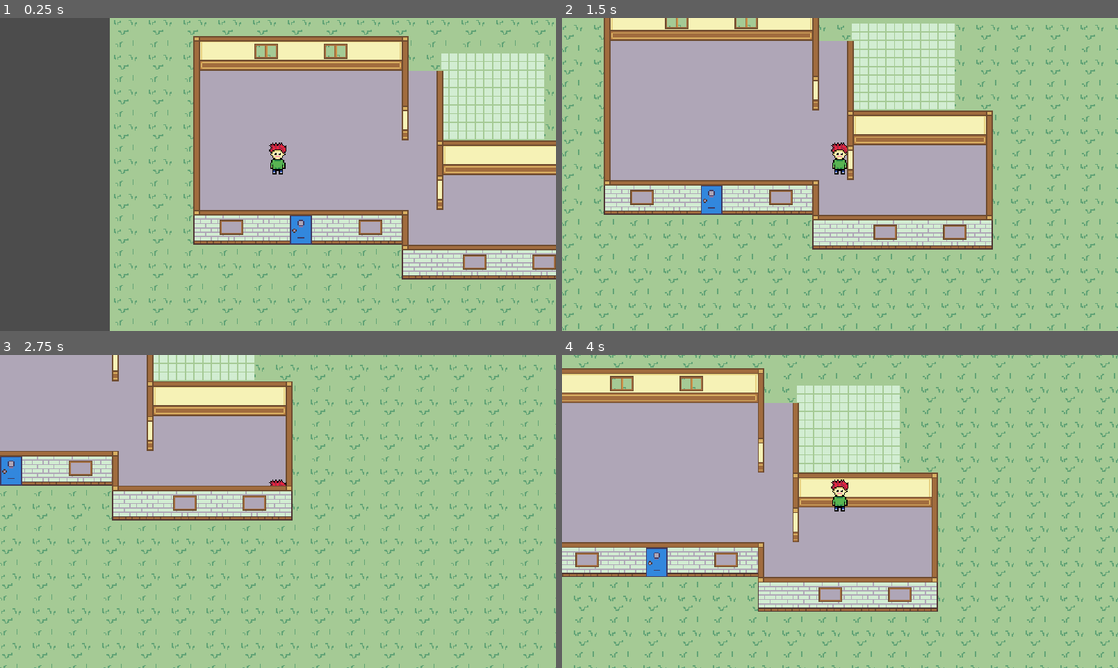
Above: before the commit, frames 1-4 (two rows, left to right).
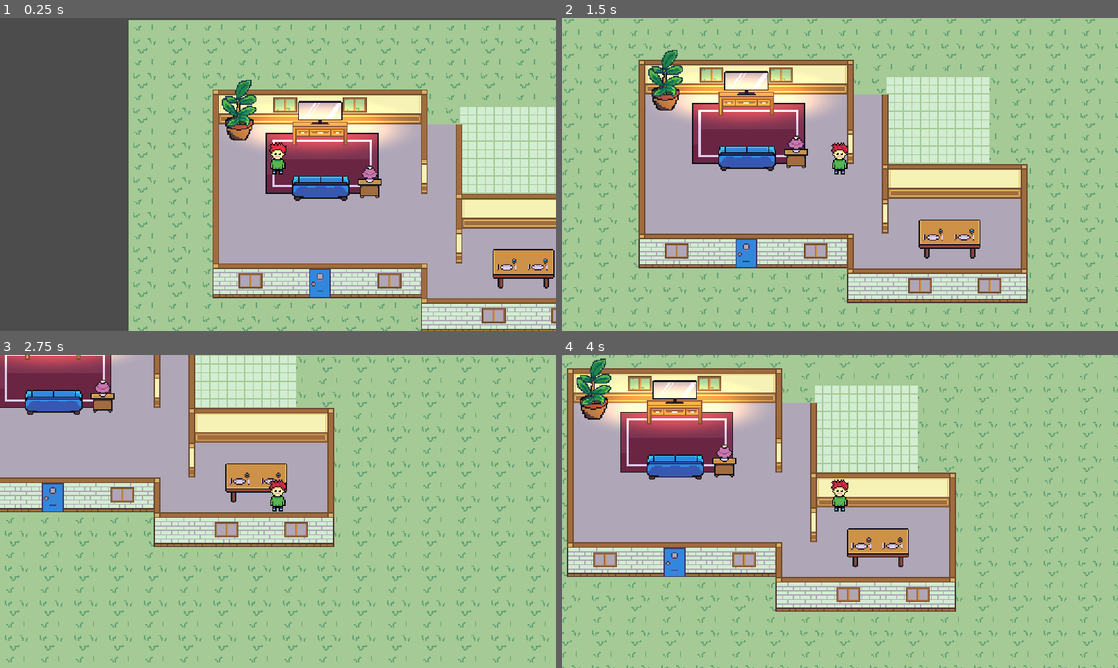
Above: after the commit, the same moments.

Repository: kevinms/godot-wild-jam-24
Game: Godot game, scene res://HouseV2.tscn
Two runs of this game, one before a commit and one after it. Both use one fixed random seed, a clock stepped at 60 frames per second and the inputs below. This scene is started directly instead of the project's main scene.
Inputs:
- Up to frame 1 (0.25 s): no input
- Up to frame 2 (1.5 s): tap Enter at 0.5 s; hold Right (ui_right) 0.53-1.28 s; hold Down (ui_down) from 1.28 s (still down)
- Up to frame 3 (2.75 s): release Down (ui_down) at 2.03 s; hold Right (ui_right) from 2.03 s (still down)
- Up to frame 4 (4 s): release Right (ui_right) at 2.78 s; hold Up (ui_up) 2.78-3.53 s; hold Left (ui_left) from 3.53 s (still down)

The runs differ from the first frame. In frame 1, 50% of the frame differs, in the area x 19-100%, y 0-100%; in frame 2, 53%, in the area x 0-100%, y 0-100%; in frame 3, 30%; in frame 4, 23%.

Commit message:
Tons of furniture!!!!

Diff:
--- /dev/null
+++ b/Furniture/DinnerWare.tscn
@@ -0,0 +1,8 @@
+[gd_scene load_steps=2 format=2]
+
+[ext_resource path="res://Furniture/dinner-ware.png" type="Texture" id=1]
+
+[node name="DinnerWare" type="Node2D"]
+
+[node name="Sprite" type="Sprite" parent="."]
+texture = ExtResource( 1 )
--- /dev/null
+++ b/Furniture/PlantTall.tscn
@@ -0,0 +1,19 @@
+[gd_scene load_steps=3 format=2]
+
+[ext_resource path="res://Furniture/plant-tall.png" type="Texture" id=1]
+
+[sub_resource type="CapsuleShape2D" id=1]
+radius = 7.0
+height = 12.0
+
+[node name="PlantTall" type="StaticBody2D"]
+
+[node name="Sprite" type="Sprite" parent="."]
+position = Vector2( 0, -29.75 )
+texture = ExtResource( 1 )
+
+[node name="CollisionShape2D" type="CollisionShape2D" parent="."]
+visible = false
+position = Vector2( 0, -7.25 )
+rotation = 1.5708
+shape = SubResource( 1 )
--- /dev/null
+++ b/Furniture/Table.tscn
@@ -0,0 +1,25 @@
+[gd_scene load_steps=4 format=2]
+
+[ext_resource path="res://Furniture/table.png" type="Texture" id=1]
+[ext_resource path="res://Furniture/DinnerWare.tscn" type="PackedScene" id=2]
+
+[sub_resource type="CapsuleShape2D" id=1]
+radius = 13.5
+height = 31.5
+
+[node name="Table" type="StaticBody2D"]
+
+[node name="Sprite" type="Sprite" parent="."]
+position = Vector2( 0.75, -24 )
+texture = ExtResource( 1 )
+
+[node name="CollisionShape2D" type="CollisionShape2D" parent="."]
+position = Vector2( 0, -12.875 )
+rotation = 1.5708
+shape = SubResource( 1 )
+
+[node name="DinnerWare" parent="." instance=ExtResource( 2 )]
+position = Vector2( -14.25, -21.375 )
+
+[node name="DinnerWare2" parent="." instance=ExtResource( 2 )]
+position = Vector2( 14.5, -21.5 )
--- /dev/null
+++ b/Furniture/couch-up.tscn
@@ -0,0 +1,19 @@
+[gd_scene load_steps=3 format=2]
+
+[ext_resource path="res://Furniture/couch-up.png" type="Texture" id=1]
+
+[sub_resource type="CapsuleShape2D" id=1]
+radius = 9.57716
+height = 36.0314
+
+[node name="Couch" type="StaticBody2D"]
+
+[node name="Sprite" type="Sprite" parent="."]
+position = Vector2( -0.111366, -15.1453 )
+texture = ExtResource( 1 )
+
+[node name="CollisionShape2D" type="CollisionShape2D" parent="."]
+visible = false
+position = Vector2( 7.62939e-06, -9.79989 )
+rotation = 1.5708
+shape = SubResource( 1 )
--- /dev/null
+++ b/Furniture/lamp.tscn
@@ -0,0 +1,9 @@
+[gd_scene load_steps=2 format=2]
+
+[ext_resource path="res://Furniture/lamp.png" type="Texture" id=1]
+
+[node name="Lamp" type="Node2D"]
+
+[node name="Sprite" type="Sprite" parent="."]
+position = Vector2( -0.0743256, -8.02715 )
+texture = ExtResource( 1 )
--- /dev/null
+++ b/Furniture/rug.tscn
@@ -0,0 +1,9 @@
+[gd_scene load_steps=2 format=2]
+
+[ext_resource path="res://Furniture/rug.png" type="Texture" id=1]
+
+[node name="Rug" type="Node2D"]
+
+[node name="Sprite" type="Sprite" parent="."]
+z_index = -50
+texture = ExtResource( 1 )
--- /dev/null
+++ b/Furniture/table-small-up.tscn
@@ -0,0 +1,19 @@
+[gd_scene load_steps=3 format=2]
+
+[ext_resource path="res://Furniture/table-small-up.png" type="Texture" id=1]
+
+[sub_resource type="CapsuleShape2D" id=1]
+radius = 4.24112
+height = 11.4173
+
+[node name="TableSmallUp" type="StaticBody2D"]
+
+[node name="Sprite" type="Sprite" parent="."]
+position = Vector2( 0.324608, -14.8302 )
+texture = ExtResource( 1 )
+
+[node name="CollisionShape2D" type="CollisionShape2D" parent="."]
+visible = false
+position = Vector2( 0.392853, -4.81008 )
+rotation = 1.5708
+shape = SubResource( 1 )
--- /dev/null
+++ b/Furniture/tv.tscn
@@ -0,0 +1,20 @@
+[gd_scene load_steps=3 format=2]
+
+[ext_resource path="res://Furniture/tv.png" type="Texture" id=1]
+
+[sub_resource type="CapsuleShape2D" id=1]
+radius = 5.5645
+height = 41.6203
+
+[node name="TV" type="StaticBody2D"]
+
+[node name="Sprite" type="Sprite" parent="."]
+position = Vector2( -32.0488, -63.5678 )
+texture = ExtResource( 1 )
+centered = false
+
+[node name="CollisionShape2D" type="CollisionShape2D" parent="."]
+visible = false
+position = Vector2( -0.630676, -5.78117 )
+rotation = 1.5708
+shape = SubResource( 1 )
--- a/HouseV2.tscn
+++ b/HouseV2.tscn
@@ -1,9 +1,17 @@
-[gd_scene load_steps=39 format=2]
+[gd_scene load_steps=47 format=2]
 
 [ext_resource path="res://World/walls-v2.png" type="Texture" id=1]
 [ext_resource path="res://World/floor-tiles-v2.png" type="Texture" id=2]
 [ext_resource path="res://World/grass-tile.png" type="Texture" id=3]
 [ext_resource path="res://Player.tscn" type="PackedScene" id=4]
+[ext_resource path="res://World/light-texture.png" type="Texture" id=5]
+[ext_resource path="res://Furniture/tv.tscn" type="PackedScene" id=6]
+[ext_resource path="res://Furniture/couch-up.tscn" type="PackedScene" id=7]
+[ext_resource path="res://Furniture/table-small-up.tscn" type="PackedScene" id=8]
+[ext_resource path="res://Furniture/lamp.tscn" type="PackedScene" id=9]
+[ext_resource path="res://Furniture/rug.tscn" type="PackedScene" id=10]
+[ext_resource path="res://Furniture/Table.tscn" type="PackedScene" id=11]
+[ext_resource path="res://Furniture/PlantTall.tscn" type="PackedScene" id=12]
 
 [sub_resource type="TileSet" id=1]
 0/name = "floor-tiles-v2.png 0"
@@ -44,6 +52,9 @@
 0/shapes = [  ]
 0/z_index = 0
 
+[sub_resource type="ConvexPolygonShape2D" id=3]
+points = PoolVector2Array( 32, 28, 0, 28, 0, 24, 32, 24 )
+
 [sub_resource type="ConvexPolygonShape2D" id=4]
 points = PoolVector2Array( 32, 28, 0, 28, 0, 24, 32, 24 )
 
@@ -51,93 +62,90 @@
 points = PoolVector2Array( 32, 28, 0, 28, 0, 24, 32, 24 )
 
 [sub_resource type="ConvexPolygonShape2D" id=6]
-points = PoolVector2Array( 32, 28, 0, 28, 0, 24, 32, 24 )
+points = PoolVector2Array( 19, 24, 13, 24, 13, 0, 19, 0 )
 
 [sub_resource type="ConvexPolygonShape2D" id=7]
+points = PoolVector2Array( 13, 24, 32, 24, 32, 28, 13, 28 )
+
+[sub_resource type="ConvexPolygonShape2D" id=8]
+points = PoolVector2Array( 19, 32, 13, 32, 13, 0, 19, 0 )
+
+[sub_resource type="ConvexPolygonShape2D" id=9]
+points = PoolVector2Array( 32, 28, 19, 28, 19, 24, 32, 24 )
+
+[sub_resource type="ConvexPolygonShape2D" id=10]
+points = PoolVector2Array( 32, 28, 0, 28, 0, 24, 32, 24 )
+
+[sub_resource type="ConvexPolygonShape2D" id=11]
+points = PoolVector2Array( 19, 32, 13, 32, 13, 0, 19, 0 )
+
+[sub_resource type="ConvexPolygonShape2D" id=12]
+points = PoolVector2Array( 19, 32, 13, 32, 13, 0, 19, 0 )
+
+[sub_resource type="ConvexPolygonShape2D" id=13]
+points = PoolVector2Array( 19, 28, 0, 28, 0, 24, 19, 24 )
+
+[sub_resource type="ConvexPolygonShape2D" id=14]
+points = PoolVector2Array( 13, 28, 0, 28, 0, 24, 13, 24 )
+
+[sub_resource type="ConvexPolygonShape2D" id=15]
+points = PoolVector2Array( 19, 32, 13, 32, 13, 0, 19, 0 )
+
+[sub_resource type="ConvexPolygonShape2D" id=16]
+points = PoolVector2Array( 19, 32, 13, 32, 13, 0, 19, 0 )
+
+[sub_resource type="ConvexPolygonShape2D" id=17]
+points = PoolVector2Array( 19, 32, 13, 32, 13, 0, 19, 0 )
+
+[sub_resource type="ConvexPolygonShape2D" id=18]
+points = PoolVector2Array( 32, 28, 0, 28, 0, 24, 32, 24 )
+
+[sub_resource type="ConvexPolygonShape2D" id=19]
 points = PoolVector2Array( 19, 24, 13, 24, 13, 0, 19, 0 )
 
-[sub_resource type="ConvexPolygonShape2D" id=8]
-points = PoolVector2Array( 13, 24, 32, 24, 32, 28, 13, 28 )
-
-[sub_resource type="ConvexPolygonShape2D" id=9]
-points = PoolVector2Array( 19, 32, 13, 32, 13, 0, 19, 0 )
-
-[sub_resource type="ConvexPolygonShape2D" id=10]
+[sub_resource type="ConvexPolygonShape2D" id=20]
+points = PoolVector2Array( 13, 28, 0, 28, 0, 24, 13, 24 )
+
+[sub_resource type="ConvexPolygonShape2D" id=21]
+points = PoolVector2Array( 19, 32, 13, 32, 13, 0, 19, 0 )
+
+[sub_resource type="ConvexPolygonShape2D" id=22]
+points = PoolVector2Array( 19, 32, 13, 32, 13, 0, 19, 0 )
+
+[sub_resource type="ConvexPolygonShape2D" id=23]
 points = PoolVector2Array( 32, 28, 19, 28, 19, 24, 32, 24 )
 
-[sub_resource type="ConvexPolygonShape2D" id=11]
-points = PoolVector2Array( 32, 28, 0, 28, 0, 24, 32, 24 )
-
-[sub_resource type="ConvexPolygonShape2D" id=12]
-points = PoolVector2Array( 19, 32, 13, 32, 13, 0, 19, 0 )
-
-[sub_resource type="ConvexPolygonShape2D" id=13]
-points = PoolVector2Array( 19, 32, 13, 32, 13, 0, 19, 0 )
-
-[sub_resource type="ConvexPolygonShape2D" id=14]
+[sub_resource type="ConvexPolygonShape2D" id=24]
+points = PoolVector2Array( 19, 28, 13, 28, 13, 0, 19, 0 )
+
+[sub_resource type="ConvexPolygonShape2D" id=25]
+points = PoolVector2Array( 32, 28, 19, 28, 19, 24, 32, 24 )
+
+[sub_resource type="ConvexPolygonShape2D" id=26]
+points = PoolVector2Array( 13, 0, 19, 0, 19, 28, 13, 28 )
+
+[sub_resource type="ConvexPolygonShape2D" id=27]
+points = PoolVector2Array( 0, 24, 13, 24, 13, 28, 0, 28 )
+
+[sub_resource type="ConvexPolygonShape2D" id=28]
+points = PoolVector2Array( 32, 28, 0, 28, 0, 24, 32, 24 )
+
+[sub_resource type="ConvexPolygonShape2D" id=29]
+points = PoolVector2Array( 32, 28, 0, 28, 0, 24, 32, 24 )
+
+[sub_resource type="ConvexPolygonShape2D" id=30]
+points = PoolVector2Array( 6, 28, 0, 28, 0, 24, 6, 24 )
+
+[sub_resource type="ConvexPolygonShape2D" id=31]
+points = PoolVector2Array( 32, 28, 26, 28, 26, 24, 32, 24 )
+
+[sub_resource type="ConvexPolygonShape2D" id=32]
+points = PoolVector2Array( 32, 28, 13, 28, 13, 24, 32, 24 )
+
+[sub_resource type="ConvexPolygonShape2D" id=33]
 points = PoolVector2Array( 19, 28, 0, 28, 0, 24, 19, 24 )
 
-[sub_resource type="ConvexPolygonShape2D" id=15]
-points = PoolVector2Array( 13, 28, 0, 28, 0, 24, 13, 24 )
-
-[sub_resource type="ConvexPolygonShape2D" id=16]
-points = PoolVector2Array( 19, 32, 13, 32, 13, 0, 19, 0 )
-
-[sub_resource type="ConvexPolygonShape2D" id=17]
-points = PoolVector2Array( 19, 32, 13, 32, 13, 0, 19, 0 )
-
-[sub_resource type="ConvexPolygonShape2D" id=18]
-points = PoolVector2Array( 19, 32, 13, 32, 13, 0, 19, 0 )
-
-[sub_resource type="ConvexPolygonShape2D" id=19]
-points = PoolVector2Array( 32, 28, 0, 28, 0, 24, 32, 24 )
-
-[sub_resource type="ConvexPolygonShape2D" id=20]
-points = PoolVector2Array( 19, 24, 13, 24, 13, 0, 19, 0 )
-
-[sub_resource type="ConvexPolygonShape2D" id=21]
-points = PoolVector2Array( 13, 28, 0, 28, 0, 24, 13, 24 )
-
-[sub_resource type="ConvexPolygonShape2D" id=22]
-points = PoolVector2Array( 19, 32, 13, 32, 13, 0, 19, 0 )
-
-[sub_resource type="ConvexPolygonShape2D" id=23]
-points = PoolVector2Array( 19, 32, 13, 32, 13, 0, 19, 0 )
-
-[sub_resource type="ConvexPolygonShape2D" id=24]
-points = PoolVector2Array( 32, 28, 19, 28, 19, 24, 32, 24 )
-
-[sub_resource type="ConvexPolygonShape2D" id=25]
-points = PoolVector2Array( 19, 28, 13, 28, 13, 0, 19, 0 )
-
-[sub_resource type="ConvexPolygonShape2D" id=26]
-points = PoolVector2Array( 32, 28, 19, 28, 19, 24, 32, 24 )
-
-[sub_resource type="ConvexPolygonShape2D" id=27]
-points = PoolVector2Array( 13, 0, 19, 0, 19, 28, 13, 28 )
-
-[sub_resource type="ConvexPolygonShape2D" id=28]
-points = PoolVector2Array( 0, 24, 13, 24, 13, 28, 0, 28 )
-
-[sub_resource type="ConvexPolygonShape2D" id=29]
-points = PoolVector2Array( 32, 28, 0, 28, 0, 24, 32, 24 )
-
-[sub_resource type="ConvexPolygonShape2D" id=30]
-points = PoolVector2Array( 32, 28, 0, 28, 0, 24, 32, 24 )
-
-[sub_resource type="ConvexPolygonShape2D" id=31]
-points = PoolVector2Array( 6, 28, 0, 28, 0, 24, 6, 24 )
-
-[sub_resource type="ConvexPolygonShape2D" id=32]
-points = PoolVector2Array( 32, 28, 26, 28, 26, 24, 32, 24 )
-
-[sub_resource type="ConvexPolygonShape2D" id=33]
-points = PoolVector2Array( 32, 28, 13, 28, 13, 24, 32, 24 )
-
-[sub_resource type="ConvexPolygonShape2D" id=34]
-points = PoolVector2Array( 19, 28, 0, 28, 0, 24, 19, 24 )
-
-[sub_resource type="TileSet" id=2]
+[sub_resource type="TileSet" id=34]
 0/name = "walls-v2.png 0"
 0/texture = ExtResource( 1 )
 0/tex_offset = Vector2( 0, 0 )
@@ -155,17 +163,23 @@
 0/navigation_offset = Vector2( 0, 0 )
 0/shape_offset = Vector2( 0, 0 )
 0/shape_transform = Transform2D( 1, 0, 0, 1, 0, 0 )
-0/shape = SubResource( 4 )
+0/shape = SubResource( 3 )
 0/shape_one_way = false
 0/shape_one_way_margin = 1.0
 0/shapes = [ {
 "autotile_coord": Vector2( 3, 1 ),
 "one_way": false,
 "one_way_margin": 1.0,
+"shape": SubResource( 3 ),
+"shape_transform": Transform2D( 1, 0, 0, 1, 0, 0 )
+}, {
+"autotile_coord": Vector2( 4, 1 ),
+"one_way": false,
+"one_way_margin": 1.0,
 "shape": SubResource( 4 ),
 "shape_transform": Transform2D( 1, 0, 0, 1, 0, 0 )
 }, {
-"autotile_coord": Vector2( 4, 1 ),
+"autotile_coord": Vector2( 3, 2 ),
 "one_way": false,
 "one_way_margin": 1.0,
 "shape": SubResource( 5 ),
@@ -177,13 +191,13 @@
 "shape": SubResource( 6 ),
 "shape_transform": Transform2D( 1, 0, 0, 1, 0, 0 )
 }, {
-"autotile_coord": Vector2( 3, 2 ),
+"autotile_coord": Vector2( 2, 2 ),
 "one_way": false,
 "one_way_margin": 1.0,
 "shape": SubResource( 7 ),
 "shape_transform": Transform2D( 1, 0, 0, 1, 0, 0 )
 }, {
-"autotile_coord": Vector2( 2, 2 ),
+"autotile_coord": Vector2( 2, 3 ),
 "one_way": false,
 "one_way_margin": 1.0,
 "shape": SubResource( 8 ),
@@ -195,7 +209,7 @@
 "shape": SubResource( 9 ),
 "shape_transform": Transform2D( 1, 0, 0, 1, 0, 0 )
 }, {
-"autotile_coord": Vector2( 2, 3 ),
+"autotile_coord": Vector2( 3, 3 ),
 "one_way": false,
 "one_way_margin": 1.0,
 "shape": SubResource( 10 ),
@@ -207,43 +221,43 @@
 "shape": SubResource( 11 ),
 "shape_transform": Transform2D( 1, 0, 0, 1, 0, 0 )
 }, {
-"autotile_coord": Vector2( 3, 3 ),
+"autotile_coord": Vector2( 4, 3 ),
 "one_way": false,
 "one_way_margin": 1.0,
 "shape": SubResource( 12 ),
 "shape_transform": Transform2D( 1, 0, 0, 1, 0, 0 )
 }, {
+"autotile_coord": Vector2( 4, 2 ),
+"one_way": false,
+"one_way_margin": 1.0,
+"shape": SubResource( 13 ),
+"shape_transform": Transform2D( 1, 0, 0, 1, 0, 0 )
+}, {
 "autotile_coord": Vector2( 4, 3 ),
 "one_way": false,
 "one_way_margin": 1.0,
-"shape": SubResource( 13 ),
-"shape_transform": Transform2D( 1, 0, 0, 1, 0, 0 )
-}, {
-"autotile_coord": Vector2( 4, 2 ),
-"one_way": false,
-"one_way_margin": 1.0,
 "shape": SubResource( 14 ),
 "shape_transform": Transform2D( 1, 0, 0, 1, 0, 0 )
 }, {
-"autotile_coord": Vector2( 4, 3 ),
+"autotile_coord": Vector2( 2, 4 ),
 "one_way": false,
 "one_way_margin": 1.0,
 "shape": SubResource( 15 ),
 "shape_transform": Transform2D( 1, 0, 0, 1, 0, 0 )
 }, {
-"autotile_coord": Vector2( 2, 4 ),
+"autotile_coord": Vector2( 3, 4 ),
 "one_way": false,
 "one_way_margin": 1.0,
 "shape": SubResource( 16 ),
 "shape_transform": Transform2D( 1, 0, 0, 1, 0, 0 )
 }, {
-"autotile_coord": Vector2( 3, 4 ),
+"autotile_coord": Vector2( 4, 4 ),
 "one_way": false,
 "one_way_margin": 1.0,
 "shape": SubResource( 17 ),
 "shape_transform": Transform2D( 1, 0, 0, 1, 0, 0 )
 }, {
-"autotile_coord": Vector2( 4, 4 ),
+"autotile_coord": Vector2( 3, 5 ),
 "one_way": false,
 "one_way_margin": 1.0,
 "shape": SubResource( 18 ),
@@ -255,7 +269,7 @@
 "shape": SubResource( 19 ),
 "shape_transform": Transform2D( 1, 0, 0, 1, 0, 0 )
 }, {
-"autotile_coord": Vector2( 3, 5 ),
+"autotile_coord": Vector2( 4, 5 ),
 "one_way": false,
 "one_way_margin": 1.0,
 "shape": SubResource( 20 ),
@@ -267,7 +281,7 @@
 "shape": SubResource( 21 ),
 "shape_transform": Transform2D( 1, 0, 0, 1, 0, 0 )
 }, {
-"autotile_coord": Vector2( 4, 5 ),
+"autotile_coord": Vector2( 2, 5 ),
 "one_way": false,
 "one_way_margin": 1.0,
 "shape": SubResource( 22 ),
@@ -279,7 +293,7 @@
 "shape": SubResource( 23 ),
 "shape_transform": Transform2D( 1, 0, 0, 1, 0, 0 )
 }, {
-"autotile_coord": Vector2( 2, 5 ),
+"autotile_coord": Vector2( 1, 5 ),
 "one_way": false,
 "one_way_margin": 1.0,
 "shape": SubResource( 24 ),
@@ -291,7 +305,7 @@
 "shape": SubResource( 25 ),
 "shape_transform": Transform2D( 1, 0, 0, 1, 0, 0 )
 }, {
-"autotile_coord": Vector2( 1, 5 ),
+"autotile_coord": Vector2( 5, 5 ),
 "one_way": false,
 "one_way_margin": 1.0,
 "shape": SubResource( 26 ),
@@ -303,19 +317,19 @@
 "shape": SubResource( 27 ),
 "shape_transform": Transform2D( 1, 0, 0, 1, 0, 0 )
 }, {
-"autotile_coord": Vector2( 5, 5 ),
+"autotile_coord": Vector2( 2, 6 ),
 "one_way": false,
 "one_way_margin": 1.0,
 "shape": SubResource( 28 ),
 "shape_transform": Transform2D( 1, 0, 0, 1, 0, 0 )
 }, {
-"autotile_coord": Vector2( 2, 6 ),
+"autotile_coord": Vector2( 3, 6 ),
 "one_way": false,
 "one_way_margin": 1.0,
 "shape": SubResource( 29 ),
 "shape_transform": Transform2D( 1, 0, 0, 1, 0, 0 )
 }, {
-"autotile_coord": Vector2( 3, 6 ),
+"autotile_coord": Vector2( 4, 6 ),
 "one_way": false,
 "one_way_margin": 1.0,
 "shape": SubResource( 30 ),
@@ -327,22 +341,16 @@
 "shape": SubResource( 31 ),
 "shape_transform": Transform2D( 1, 0, 0, 1, 0, 0 )
 }, {
-"autotile_coord": Vector2( 4, 6 ),
+"autotile_coord": Vector2( 2, 7 ),
 "one_way": false,
 "one_way_margin": 1.0,
 "shape": SubResource( 32 ),
 "shape_transform": Transform2D( 1, 0, 0, 1, 0, 0 )
 }, {
-"autotile_coord": Vector2( 2, 7 ),
+"autotile_coord": Vector2( 4, 7 ),
 "one_way": false,
 "one_way_margin": 1.0,
 "shape": SubResource( 33 ),
-"shape_transform": Transform2D( 1, 0, 0, 1, 0, 0 )
-}, {
-"autotile_coord": Vector2( 4, 7 ),
-"one_way": false,
-"one_way_margin": 1.0,
-"shape": SubResource( 34 ),
 "shape_transform": Transform2D( 1, 0, 0, 1, 0, 0 )
 } ]
 0/z_index = 0
@@ -374,7 +382,33 @@
 tile_data = PoolIntArray( 131074, 0, 196610, 131075, 0, 65539, 131076, 0, 65540, 131077, 0, 65539, 131078, 0, 65540, 13 …(611 unchanged characters)…
 
 [node name="Player" parent="YSort" instance=ExtResource( 4 )]
-position = Vector2( 154.9, 191.38 )
+position = Vector2( 137.323, 142.161 )
 
 [node name="Camera2D" type="Camera2D" parent="YSort/Player"]
 current = true
+
+[node name="Light2D" type="Light2D" parent="YSort"]
+position = Vector2( 176.572, 100.274 )
+scale = Vector2( 3.97974, 1.19865 )
+texture = ExtResource( 5 )
+
+[node name="TV" parent="YSort" instance=ExtResource( 6 )]
+position = Vector2( 176.665, 114.952 )
+
+[node name="Couch" parent="YSort" instance=ExtResource( 7 )]
+position = Vector2( 176.314, 166.433 )
+
+[node name="Rug" parent="YSort" instance=ExtResource( 10 )]
+position = Vector2( 178.002, 131.921 )
+
+[node name="TableSmallUp" parent="YSort" instance=ExtResource( 8 )]
+position = Vector2( 221.469, 163.989 )
+
+[node name="Lamp" parent="YSort/TableSmallUp" instance=ExtResource( 9 )]
+position = Vector2( 0.484711, -14.0053 )
+
+[node name="Table" parent="YSort" instance=ExtResource( 11 )]
+position = Vector2( 363.122, 246.917 )
+
+[node name="PlantTall" parent="YSort" instance=ExtResource( 12 )]
+position = Vector2( 101.702, 110.616 )
--- a/project.godot
+++ b/project.godot
@@ -28,6 +28,60 @@
 window/stretch/mode="2d"
 window/stretch/aspect="keep"
 
+[importer_defaults]
+
+texture={
+"compress/bptc_ldr": 0,
+"compress/hdr_mode": 0,
+"compress/lossy_quality": 0.7,
+"compress/mode": 0,
+"compress/normal_map": 0,
+"detect_3d": false,
+"flags/anisotropic": false,
+"flags/filter": false,
+"flags/mipmaps": false,
+"flags/repeat": 0,
+"flags/srgb": 2,
+"process/HDR_as_SRGB": false,
+"process/fix_alpha_border": true,
+"process/invert_color": false,
+"process/premult_alpha": false,
+"size_limit": 0,
+"stream": false,
+"svg/scale": 1.0
+}
+
+[input]
+
+ui_left={
+"deadzone": 0.5,
+"events": [ Object(InputEventKey,"resource_local_to_scene":false,"resource_name":"","device":0,"alt":false,"shift":false,"control":false,"meta":false,"command":false,"pressed":false,"scancode":16777231,"unicode":0,"echo":false,"script":null)
+, Object(InputEventJoypadButton,"resource_local_to_scene":false,"resource_name":"","device":0,"button_index":14,"pressure":0.0,"pressed":false,"script":null)
+, Object(InputEventKey,"resource_local_to_scene":false,"resource_name":"","device":0,"alt":false,"shift":false,"control":false,"meta":false,"command":false,"pressed":false,"scancode":65,"unicode":0,"echo":false,"script":null)
+ ]
+}
+ui_right={
+"deadzone": 0.5,
+"events": [ Object(InputEventKey,"resource_local_to_scene":false,"resource_name":"","device":0,"alt":false,"shift":false,"control":false,"meta":false,"command":false,"pressed":false,"scancode":16777233,"unicode":0,"echo":false,"script":null)
+, Object(InputEventJoypadButton,"resource_local_to_scene":false,"resource_name":"","device":0,"button_index":15,"pressure":0.0,"pressed":false,"script":null)
+, Object(InputEventKey,"resource_local_to_scene":false,"resource_name":"","device":0,"alt":false,"shift":false,"control":false,"meta":false,"command":false,"pressed":false,"scancode":68,"unicode":0,"echo":false,"script":null)
+ ]
+}
+ui_up={
+"deadzone": 0.5,
+"events": [ Object(InputEventKey,"resource_local_to_scene":false,"resource_name":"","device":0,"alt":false,"shift":false,"control":false,"meta":false,"command":false,"pressed":false,"scancode":16777232,"unicode":0,"echo":false,"script":null)
+, Object(InputEventJoypadButton,"resource_local_to_scene":false,"resource_name":"","device":0,"button_index":12,"pressure":0.0,"pressed":false,"script":null)
+, Object(InputEventKey,"resource_local_to_scene":false,"resource_name":"","device":0,"alt":false,"shift":false,"control":false,"meta":false,"command":false,"pressed":false,"scancode":87,"unicode":0,"echo":false,"script":null)
+ ]
+}
+ui_down={
+"deadzone": 0.5,
+"events": [ Object(InputEventKey,"resource_local_to_scene":false,"resource_name":"","device":0,"alt":false,"shift":false,"control":false,"meta":false,"command":false,"pressed":false,"scancode":16777234,"unicode":0,"echo":false,"script":null)
+, Object(InputEventJoypadButton,"resource_local_to_scene":false,"resource_name":"","device":0,"button_index":13,"pressure":0.0,"pressed":false,"script":null)
+, Object(InputEventKey,"resource_local_to_scene":false,"resource_name":"","device":0,"alt":false,"shift":false,"control":false,"meta":false,"command":false,"pressed":false,"scancode":83,"unicode":0,"echo":false,"script":null)
+ ]
+}
+
 [rendering]
 
 environment/default_environment="res://default_env.tres"
Binary file added: Furniture/couch-up.png
Not shown, added: Furniture/couch-up.png.import
Binary file added: Furniture/dinner-ware.png
Not shown, added: Furniture/dinner-ware.png.import
Binary file added: Furniture/lamp.png
Not shown, added: Furniture/lamp.png.import
Binary file added: Furniture/plant-tall.png
Not shown, added: Furniture/plant-tall.png.import
Binary file added: Furniture/rug.png
Not shown, added: Furniture/rug.png.import
Binary file added: Furniture/table-small-up.png
Not shown, added: Furniture/table-small-up.png.import
(and 18 more such lines)
